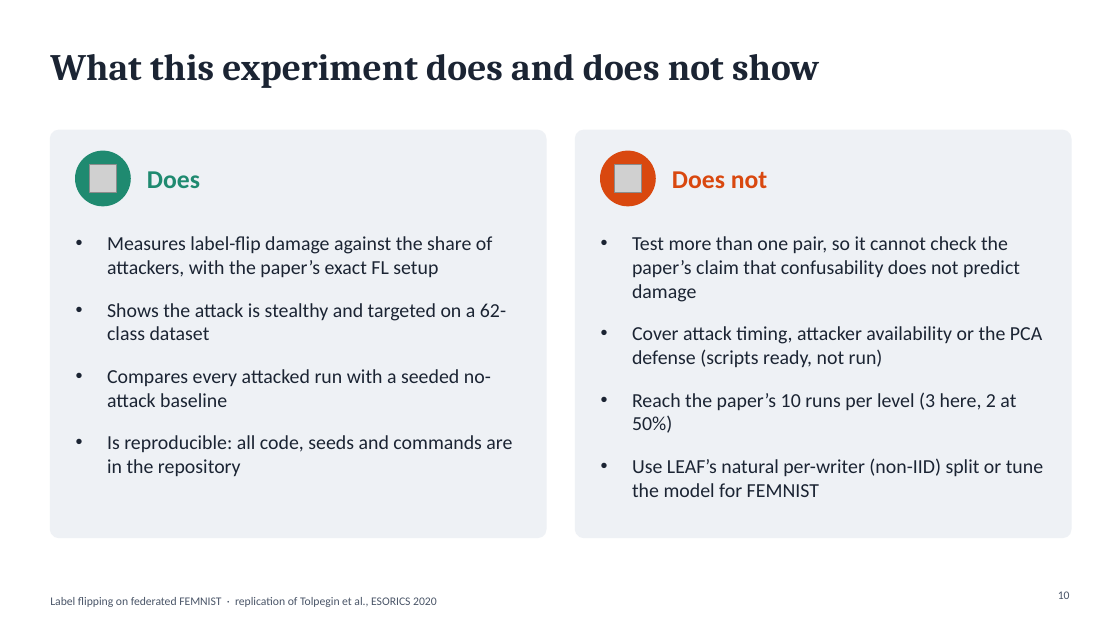
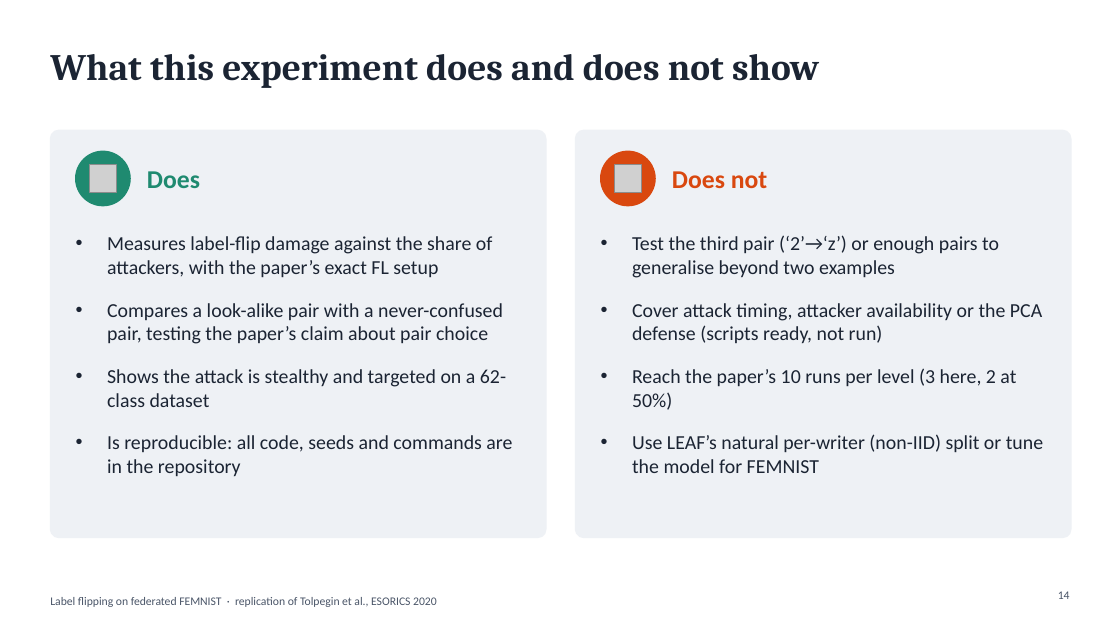
Before and after one commit to wetthamm/FederatedLearning, a slide deck: slide 14 of writeup/FEMNIST_label_flipping.pptx (slide 10 before the commit). Drawn at 1120x630 pixels with LibreOffice and Linux fonts; fonts in the diff are those of the drawing; grey boxes stand for pictures. Boxes give left, top, right and bottom in pixels: in the first picture for what was removed or moved away, otherwise in the second. Text is boxed around its words. In the diff, an @@ line names an element or a change of style, - is before the commit and + after.

```diff
--- a/writeup/FEMNIST_label_flipping.pptx
+++ b/writeup/FEMNIST_label_flipping.pptx
@@ text at (x1=632, y1=235, x2=999, y2=278): text changed @@
-• Test more than one pair, so it cannot check the paper’s claim that confusability does not predict damage
+• Test the third pair (‘2’→‘z’) or enough pairs to generalise beyond two examples
@@ text at (x1=107, y1=303, x2=503, y2=344): paragraph added @@
+• Compares a look-alike pair with a never-confused pair, testing the paper’s claim about pair choice
@@ text at (x1=107, y1=369, x2=491, y2=407): paragraph removed @@
-• Compares every attacked run with a seeded no-attack baseline
@@ page number at (x1=1058, y1=591, x2=1070, y2=599): text changed @@
-10
+14
```
Also in this commit, not shown: 10 other slides changed, 4 slides added.
